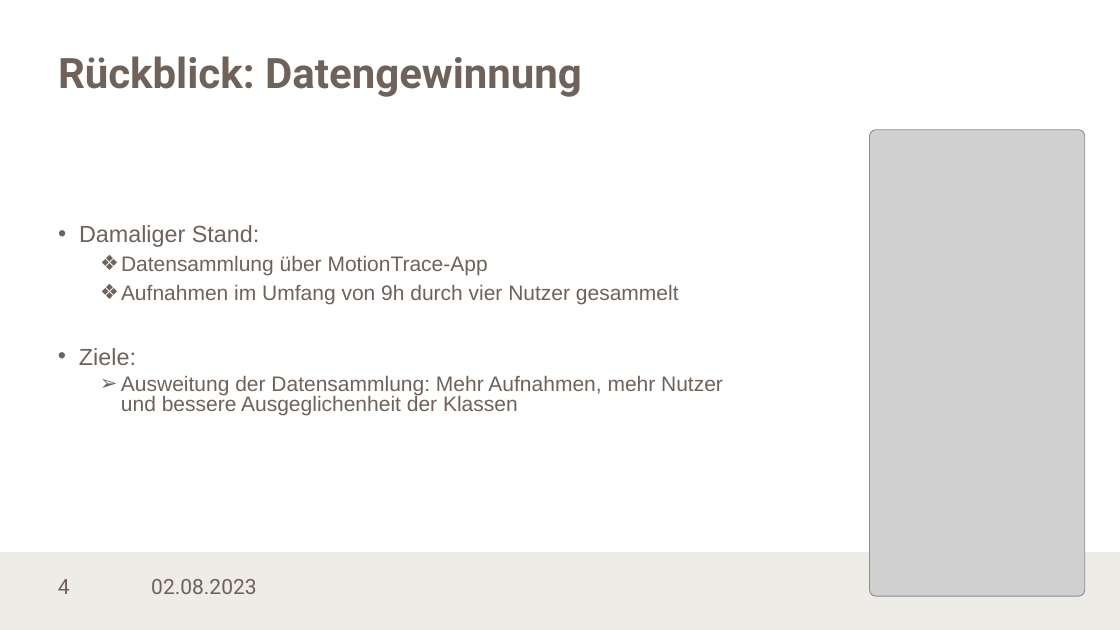
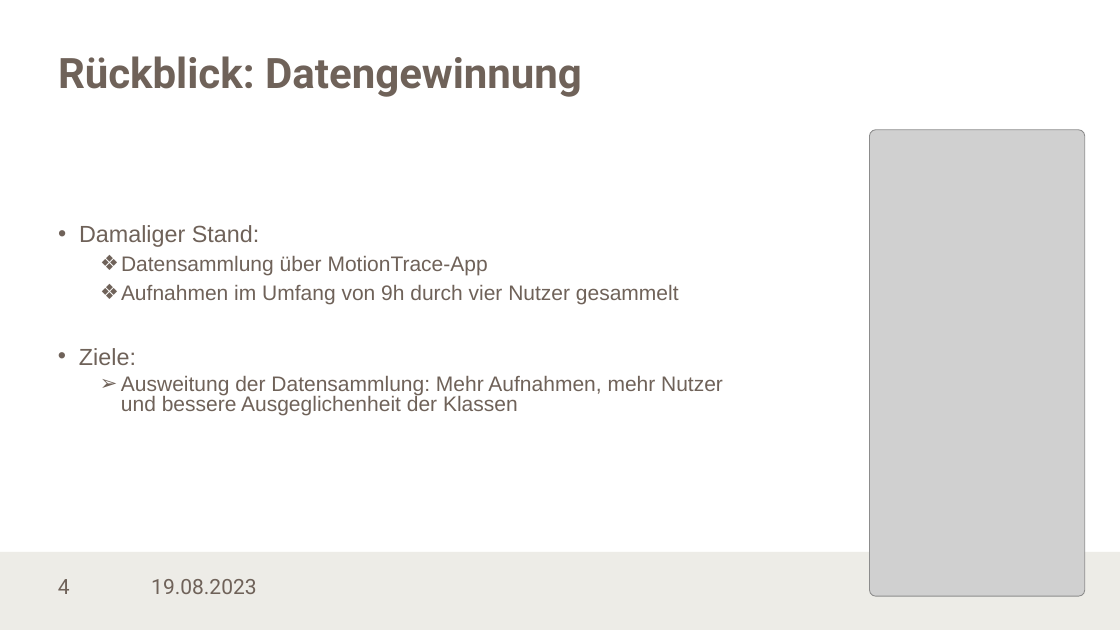
Before and after one commit to LennartKoepper/Bachelor-Thesis, a slide deck: slide 4 of Seminar/Bachelorseminar_02-07-2023.pptx. Drawn at 1120x630 pixels with LibreOffice and Linux fonts; fonts in the diff are those of the drawing; grey boxes stand for pictures; background and template pictures are left out. Boxes give left, top, right and bottom in pixels: in the first picture for what was removed or moved away, otherwise in the second. Text is boxed around its words. In the diff, an @@ line names an element or a change of style, - is before the commit and + after.

```diff
--- a/Seminar/Bachelorseminar_02-07-2023.pptx
+++ b/Seminar/Bachelorseminar_02-07-2023.pptx
@@ text at <box>151,579,256,594</box>: text changed @@
-02.08.2023
+19.08.2023
```
Also in this commit, not shown: 20 other slides changed, 1 other file.
